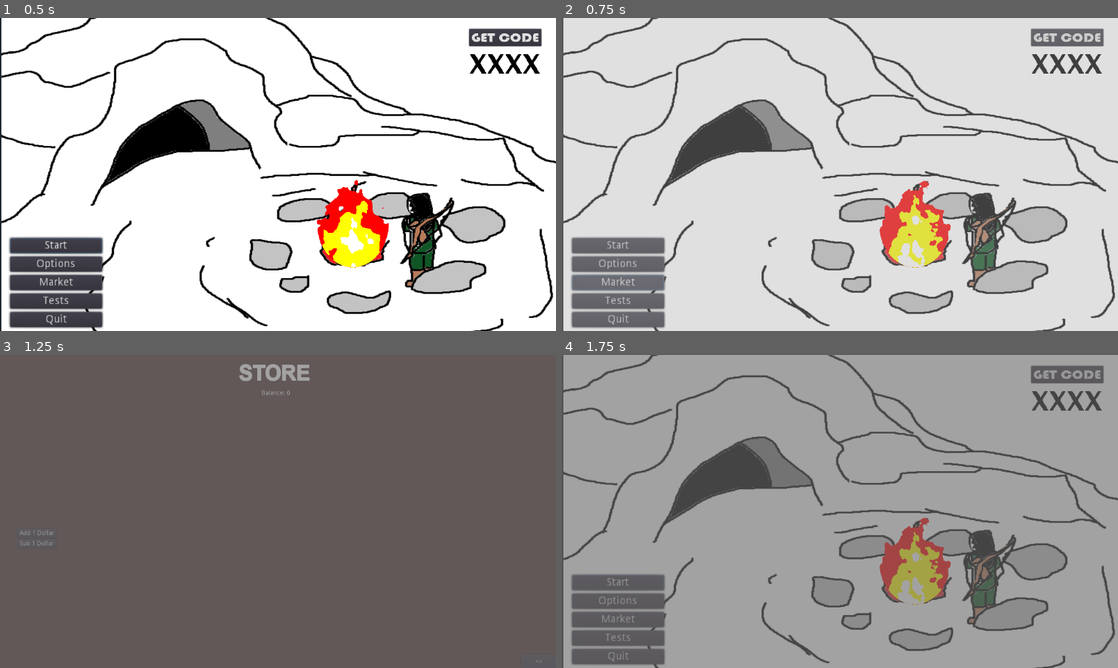
Above: before the commit, frames 1-4 (two rows, left to right).
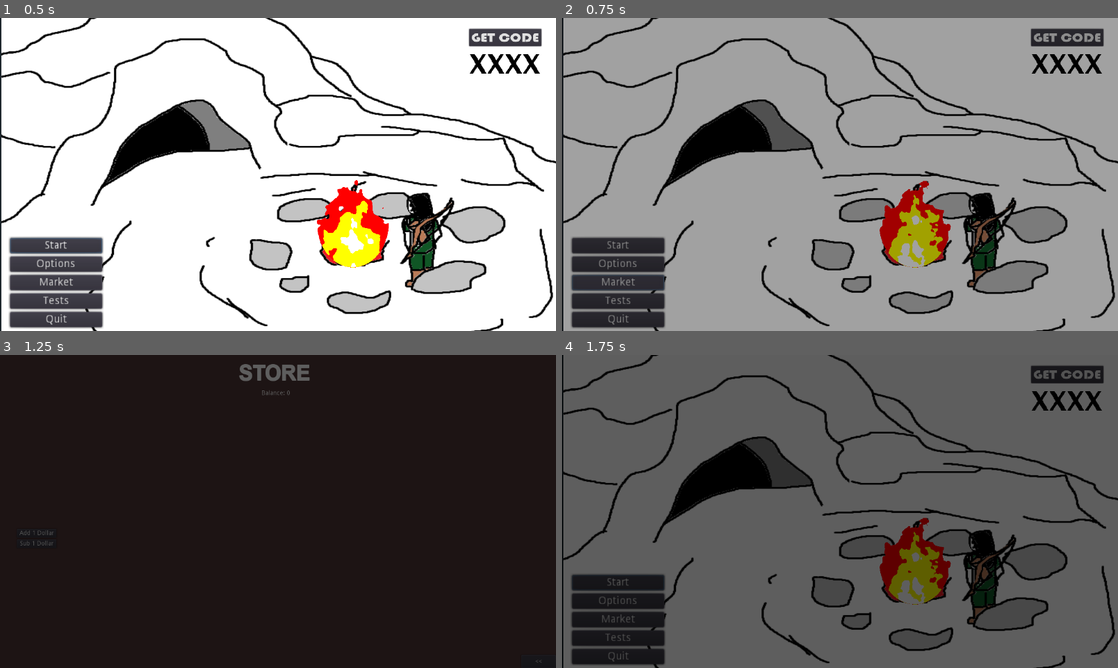
Above: after the commit, the same moments.

Repository: rwyndrum4/MENDAX
Game: Godot game, scene res://Scenes/mainMenu/mainMenu.tscn
The game is run twice, just before and just after one commit, with the same random seed, the same clock (stepped at 60 frames per second) and the same inputs.
Inputs:
- Up to frame 1 (0.5 s): no input
- Up to frame 2 (0.75 s): click "Market" at 0.5 s
- Up to frame 3 (1.25 s): no input
- Up to frame 4 (1.75 s): click "<<" at 1.25 s

Frame 1 is identical in both runs. In frame 2, 100% of the frame differs, in the area x 0-100%, y 0-100%; in frame 3, 100%; in frame 4, 100%.

Commit message:
Added Cave Transition Scene and SFX
-Made start menu button have a cave transition scene
-Added placeholder sfx for said transition

Diff:
--- a/game/Scenes/mainMenu/mainMenu.gd
+++ b/game/Scenes/mainMenu/mainMenu.gd
@@ -52,7 +52,8 @@
 */
 """
 func _on_Start_pressed():
-	SceneTrans.change_scene("res://Scenes/startArea/startArea.tscn")
+	$Enter.play()
+	CaveInTrans.change_scene("res://Scenes/startArea/startArea.tscn")
 
 """
 /*
--- a/game/Scenes/mainMenu/mainMenu.tscn
+++ b/game/Scenes/mainMenu/mainMenu.tscn
@@ -9,6 +9,7 @@
 [ext_resource path="res://Scenes/fpsDisplay/fpsLabel.tscn" type="PackedScene" id=7]
 [ext_resource path="res://Assets/ARIALBD.TTF" type="DynamicFontData" id=8]
 [ext_resource path="res://Scenes/worldEnvironment/worldEnv.tscn" type="PackedScene" id=9]
+[ext_resource path="res://Assets/SFX/wahh.wav" type="AudioStream" id=10]
 
 [sub_resource type="DynamicFont" id=1]
 size = 38
@@ -170,6 +171,10 @@
 margin_bottom = 24.0
 custom_fonts/font = SubResource( 7 )
 
+[node name="Enter" type="AudioStreamPlayer" parent="."]
+stream = ExtResource( 10 )
+bus = "SFX"
+
 [connection signal="pressed" from="VBoxContainer/Start" to="." method="_on_Start_pressed"]
 [connection signal="pressed" from="VBoxContainer/Options" to="." method="_on_Options_pressed"]
 [connection signal="pressed" from="VBoxContainer/Market" to="." method="_on_Market_pressed"]
--- /dev/null
+++ b/game/Scenes/sceneTrans/CaveInTrans.gd
@@ -0,0 +1,27 @@
+"""
+* Programmer Name - Jason Truong
+* Description - This file is a scene transition animation that adds a cave transition animation to the target scene.
+* Date Created - 10/1/2022
+* Date Revisions:
+	N/A
+"""
+extends CanvasLayer
+
+"""
+/*
+* @pre None
+* @post Goes to the target scene
+* @param String of the scene being transitioned to
+* @return None
+*/
+"""
+#Fade to black transition
+func change_scene(target: String) -> void:
+	$AnimationPlayer.play("DISSOLVE")
+	yield($AnimationPlayer, 'animation_finished')
+	$AnimationPlayer.play("ENTERCAVE")
+	yield($AnimationPlayer, 'animation_finished')
+	$Exit.play()
+	# warning-ignore:return_value_discarded
+	get_tree().change_scene(target)
+	$AnimationPlayer.play("EXITCAVE")
--- /dev/null
+++ b/game/Scenes/sceneTrans/CaveInTrans.tscn
@@ -0,0 +1,89 @@
+[gd_scene load_steps=8 format=2]
+
+[ext_resource path="res://Scenes/sceneTrans/CaveInTrans.gd" type="Script" id=1]
+[ext_resource path="res://Assets/cavepixel.png" type="Texture" id=2]
+[ext_resource path="res://Assets/SFX/wing.wav" type="AudioStream" id=3]
+
+[sub_resource type="Animation" id=1]
+resource_name = "DISSOLVE"
+length = 0.5
+tracks/0/type = "value"
+tracks/0/path = NodePath("TextureRect:modulate")
+tracks/0/interp = 1
+tracks/0/loop_wrap = true
+tracks/0/imported = false
+tracks/0/enabled = true
+tracks/0/keys = {
+"times": PoolRealArray( 0, 0.5 ),
+"transitions": PoolRealArray( 1, 1 ),
+"update": 0,
+"values": [ Color( 0, 0, 0, 0 ), Color( 0, 0, 0, 1 ) ]
+}
+
+[sub_resource type="Animation" id=3]
+resource_name = "ENTERCAVE"
+length = 1.5
+tracks/0/type = "value"
+tracks/0/path = NodePath("TextureRect:modulate")
+tracks/0/interp = 1
+tracks/0/loop_wrap = true
+tracks/0/imported = false
+tracks/0/enabled = true
+tracks/0/keys = {
+"times": PoolRealArray( 0, 0.5, 1.5 ),
+"transitions": PoolRealArray( 1, 1, 1 ),
+"update": 0,
+"values": [ Color( 0, 0, 0, 1 ), Color( 1, 1, 1, 1 ), Color( 1, 1, 1, 1 ) ]
+}
+
+[sub_resource type="Animation" id=4]
+resource_name = "EXITCAVE"
+length = 0.5
+tracks/0/type = "value"
+tracks/0/path = NodePath("TextureRect:modulate")
+tracks/0/interp = 1
+tracks/0/loop_wrap = true
+tracks/0/imported = false
+tracks/0/enabled = true
+tracks/0/keys = {
+"times": PoolRealArray( 0, 0.5 ),
+"transitions": PoolRealArray( 1, 1 ),
+"update": 0,
+"values": [ Color( 1, 1, 1, 1 ), Color( 0, 0, 0, 0 ) ]
+}
+
+[sub_resource type="Animation" id=2]
+resource_name = "RESET"
+length = 0.01
+tracks/0/type = "value"
+tracks/0/path = NodePath("TextureRect:modulate")
+tracks/0/interp = 1
+tracks/0/loop_wrap = true
+tracks/0/imported = false
+tracks/0/enabled = true
+tracks/0/keys = {
+"times": PoolRealArray( 0 ),
+"transitions": PoolRealArray( 1 ),
+"update": 0,
+"values": [ Color( 0, 0, 0, 0 ) ]
+}
+
+[node name="CanvasLayer" type="CanvasLayer"]
+script = ExtResource( 1 )
+
+[node name="TextureRect" type="TextureRect" parent="."]
+modulate = Color( 0, 0, 0, 0 )
+margin_right = 1280.0
+margin_bottom = 720.0
+mouse_filter = 2
+texture = ExtResource( 2 )
+
+[node name="AnimationPlayer" type="AnimationPlayer" parent="."]
+anims/DISSOLVE = SubResource( 1 )
+anims/ENTERCAVE = SubResource( 3 )
+anims/EXITCAVE = SubResource( 4 )
+anims/RESET = SubResource( 2 )
+
+[node name="Exit" type="AudioStreamPlayer" parent="."]
+stream = ExtResource( 3 )
+bus = "SFX"
--- a/game/Scenes/sceneTrans/SceneTrans.tscn
+++ b/game/Scenes/sceneTrans/SceneTrans.tscn
@@ -13,9 +13,9 @@
 tracks/0/enabled = true
 tracks/0/keys = {
 "times": PoolRealArray( 0, 0.5 ),
-"transitions": PoolRealArray( 1, 3.03143 ),
+"transitions": PoolRealArray( 1, 1 ),
 "update": 0,
-"values": [ Color( 1, 1, 1, 0 ), Color( 0.0941176, 0.0901961, 0.0901961, 1 ) ]
+"values": [ Color( 1, 1, 1, 0 ), Color( 1, 1, 1, 1 ) ]
 }
 
 [sub_resource type="Animation" id=2]
@@ -33,6 +33,18 @@
 "update": 0,
 "values": [ Color( 1, 1, 1, 0 ) ]
 }
+tracks/1/type = "value"
+tracks/1/path = NodePath("dissolve_rect:color")
+tracks/1/interp = 1
+tracks/1/loop_wrap = true
+tracks/1/imported = false
+tracks/1/enabled = true
+tracks/1/keys = {
+"times": PoolRealArray( 0 ),
+"transitions": PoolRealArray( 1 ),
+"update": 0,
+"values": [ Color( 0, 0, 0, 1 ) ]
+}
 
 [node name="SceneTrans" type="CanvasLayer"]
 script = ExtResource( 1 )
@@ -42,6 +54,7 @@
 anchor_right = 1.0
 anchor_bottom = 1.0
 mouse_filter = 2
+color = Color( 0, 0, 0, 1 )
 
 [node name="AnimationPlayer" type="AnimationPlayer" parent="."]
 anims/DISSOLVE = SubResource( 1 )
--- a/game/StoreElements/StoreVars.tscn
+++ b/game/StoreElements/StoreVars.tscn
@@ -3,8 +3,8 @@
 [ext_resource path="res://StoreElements/StoreVars.gd" type="Script" id=1]
 [ext_resource path="res://StoreElements/BalanceText.gd" type="Script" id=2]
 [ext_resource path="res://Assets/ARIALBD.TTF" type="DynamicFontData" id=3]
-[ext_resource path="res://Assets/cash-register-purchase-87313.mp3" type="AudioStream" id=4]
-[ext_resource path="res://Assets/tavern.mp3" type="AudioStream" id=5]
+[ext_resource path="res://Assets/SFX/cash-register-purchase-87313.mp3" type="AudioStream" id=4]
+[ext_resource path="res://Assets/SFX/tavern.mp3" type="AudioStream" id=5]
 
 [sub_resource type="DynamicFont" id=1]
 size = 48
--- a/game/project.godot
+++ b/game/project.godot
@@ -23,6 +23,7 @@
 [autoload]
 
 SceneTrans="*res://Scenes/sceneTrans/SceneTrans.tscn"
+CaveInTrans="*res://Scenes/sceneTrans/CaveInTrans.tscn"
 GlobalSettings="*res://Loader/globalSettings.gd"
 Save="*res://Loader/save.gd"
 Global="*res://Loader/Global.gd"
Not shown, added: game/Assets/SFX/cash-register-purchase-87313.mp3.import
Not shown, added: game/Assets/SFX/tavern.mp3.import
Not shown, added: game/Assets/SFX/wahh.wav.import
Not shown, added: game/Assets/SFX/wing.wav.import
Not shown, removed: game/Assets/cash-register-purchase-87313.mp3.import
Binary file added: game/Assets/cavepixel.png
Not shown, added: game/Assets/cavepixel.png.import
Not shown, removed: game/Assets/tavern.mp3.import
Not shown: 1 places in game/Scenes/mainMenu/mainMenu.tscn that only renumber resources
Not shown, added: game/Assets/SFX/cash-register-purchase-87313.mp3
Not shown, added: game/Assets/SFX/tavern.mp3
Not shown, added: game/Assets/SFX/wahh.wav
(and 3 more such lines)
